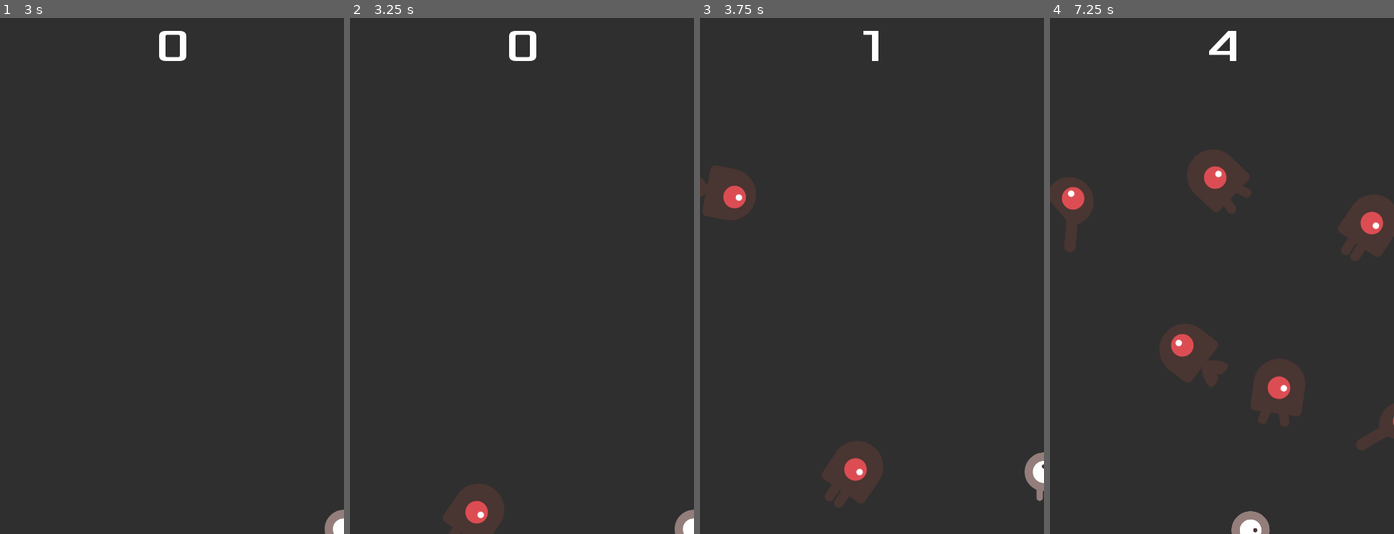
Above: before the commit, frames 1-4 (left to right).
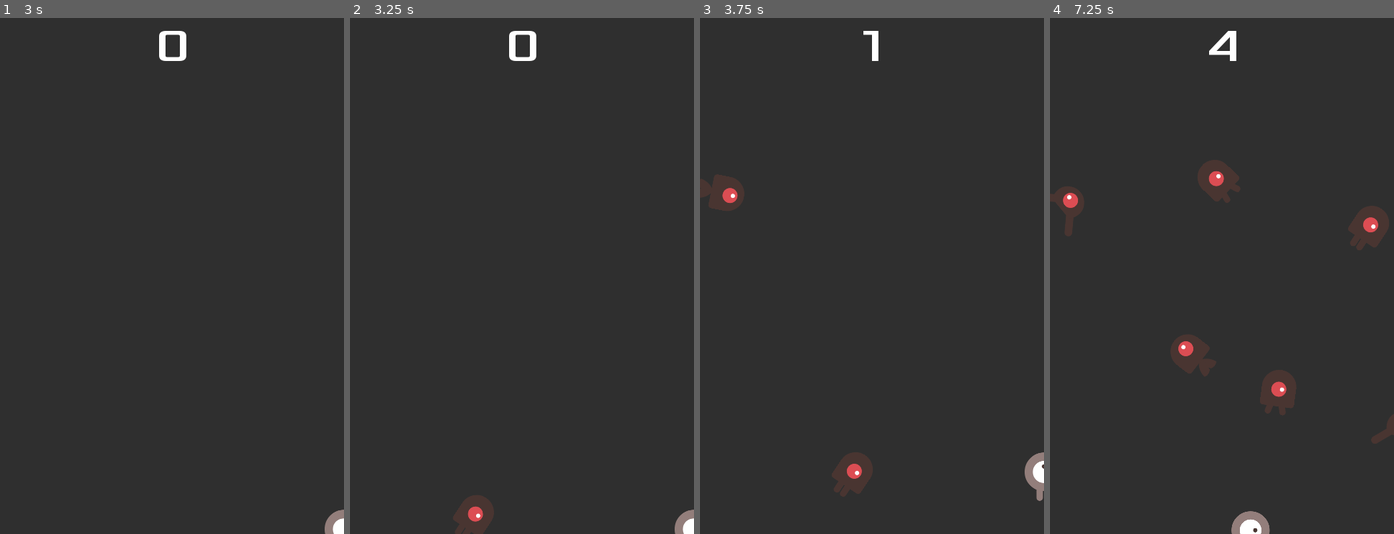
Above: after the commit, the same moments.

Repository: shonenada/learning-godot-engine
Game: Godot game, scene res://Main.tscn
Two runs of this game, one before a commit and one after it. Both use one fixed random seed, a clock stepped at 60 frames per second and the inputs below. The project has no main scene, so this scene is started directly.
Inputs:
- Up to frame 1 (3 s): click "Start" at 0.5 s; tap Enter at 1.25 s; hold Right (move_right) 1.28-2.03 s; tap Space (start_game, bound only after the commit) at 1.35, 2.1, 2.85 s; hold Down (move_down) 2.03-2.78 s; hold Right (move_right) from 2.78 s (still down)
- Up to frame 2 (3.25 s): keep holding Right (move_right)
- Up to frame 3 (3.75 s): release Right (move_right) at 3.53 s; hold Up (move_up) from 3.53 s (still down); tap Space (start_game, bound only after the commit) at 3.6 s
- Up to frame 4 (7.25 s): release Up (move_up) at 4.28 s; hold Left (move_left) 4.28-5.78 s; tap Space (start_game, bound only after the commit) every 0.75 s from 4.35 to 6.6 s; hold Down (move_down) 5.78-6.53 s; hold Right (move_right) from 6.53 s (still down)

Frame 1 is identical in both runs. In frame 2, 0.8% of the frame differs, in the area x 27-45%, y 90-100%; in frame 3, 1.8%; in frame 4, 4.7%, in the area x 0-100%, y 25-84%.

Commit message:
feat: finished first 2d game

Diff:
--- a/demo_2d/HUD.tscn
+++ b/demo_2d/HUD.tscn
@@ -14,6 +14,12 @@
 [sub_resource type="DynamicFont" id=3]
 size = 64
 font_data = ExtResource( 2 )
+
+[sub_resource type="InputEventAction" id=4]
+action = "start_game"
+
+[sub_resource type="ShortCut" id=5]
+shortcut = SubResource( 4 )
 
 [node name="HUD" type="CanvasLayer"]
 script = ExtResource( 1 )
@@ -49,6 +55,7 @@
 margin_right = 90.0
 margin_bottom = -100.0
 custom_fonts/font = SubResource( 3 )
+shortcut = SubResource( 5 )
 text = "Start"
 
 [node name="MessageTimer" type="Timer" parent="."]
--- a/demo_2d/Main.tscn
+++ b/demo_2d/Main.tscn
@@ -20,6 +20,10 @@
 anchor_right = 1.0
 anchor_bottom = 1.0
 color = Color( 0.188235, 0.188235, 0.188235, 1 )
+__meta__ = {
+"_edit_group_": true,
+"_edit_lock_": true
+}
 
 [node name="Player" parent="." instance=ExtResource( 3 )]
 
--- a/demo_2d/Mob.tscn
+++ b/demo_2d/Mob.tscn
@@ -40,7 +40,7 @@
 }
 
 [node name="AnimatedSprite" type="AnimatedSprite" parent="."]
-scale = Vector2( 0.75, 0.75 )
+scale = Vector2( 0.5, 0.5 )
 frames = SubResource( 1 )
 animation = "fly"
 playing = true
--- a/demo_2d/project.godot
+++ b/demo_2d/project.godot
@@ -46,6 +46,11 @@
 "events": [ Object(InputEventKey,"resource_local_to_scene":false,"resource_name":"","device":0,"alt":false,"shift":false,"control":false,"meta":false,"command":false,"pressed":false,"scancode":16777234,"physical_scancode":0,"unicode":0,"echo":false,"script":null)
  ]
 }
+start_game={
+"deadzone": 0.5,
+"events": [ Object(InputEventKey,"resource_local_to_scene":false,"resource_name":"","device":0,"alt":false,"shift":false,"control":false,"meta":false,"command":false,"pressed":false,"scancode":32,"physical_scancode":0,"unicode":0,"echo":false,"script":null)
+ ]
+}
 
 [physics]
 
Not shown: 1 places in demo_2d/HUD.tscn that only renumber resources
